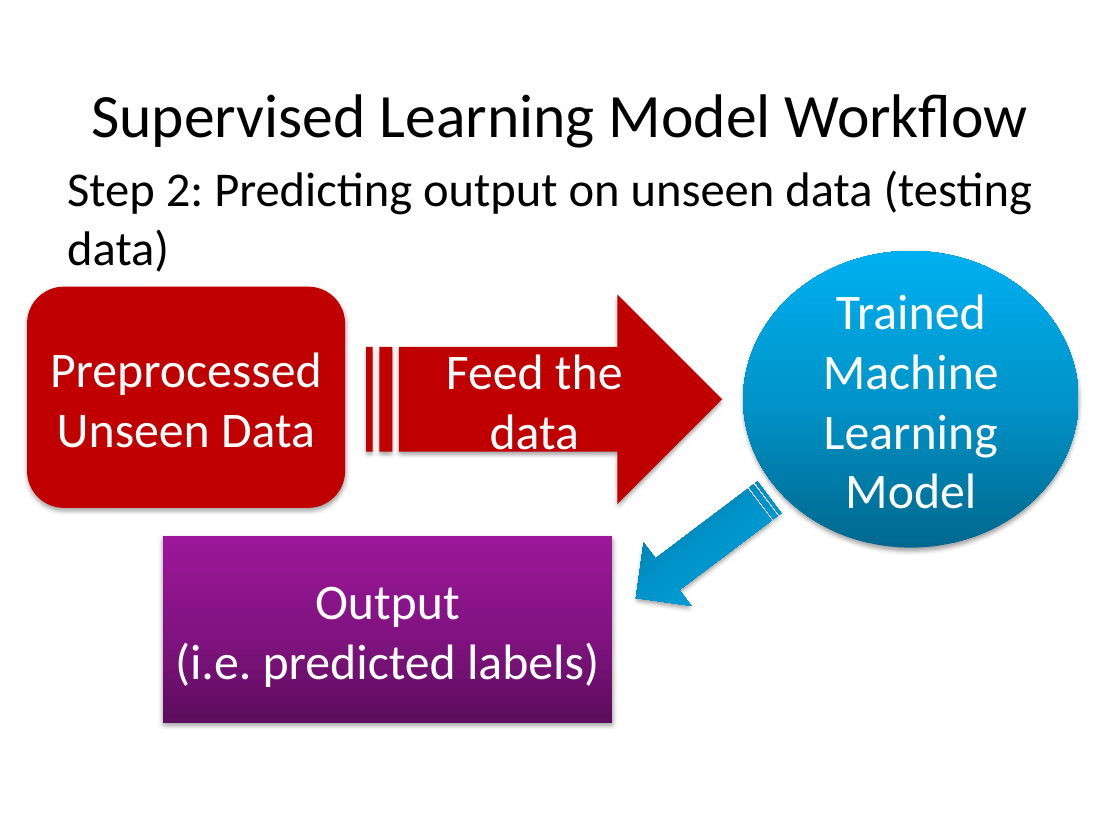
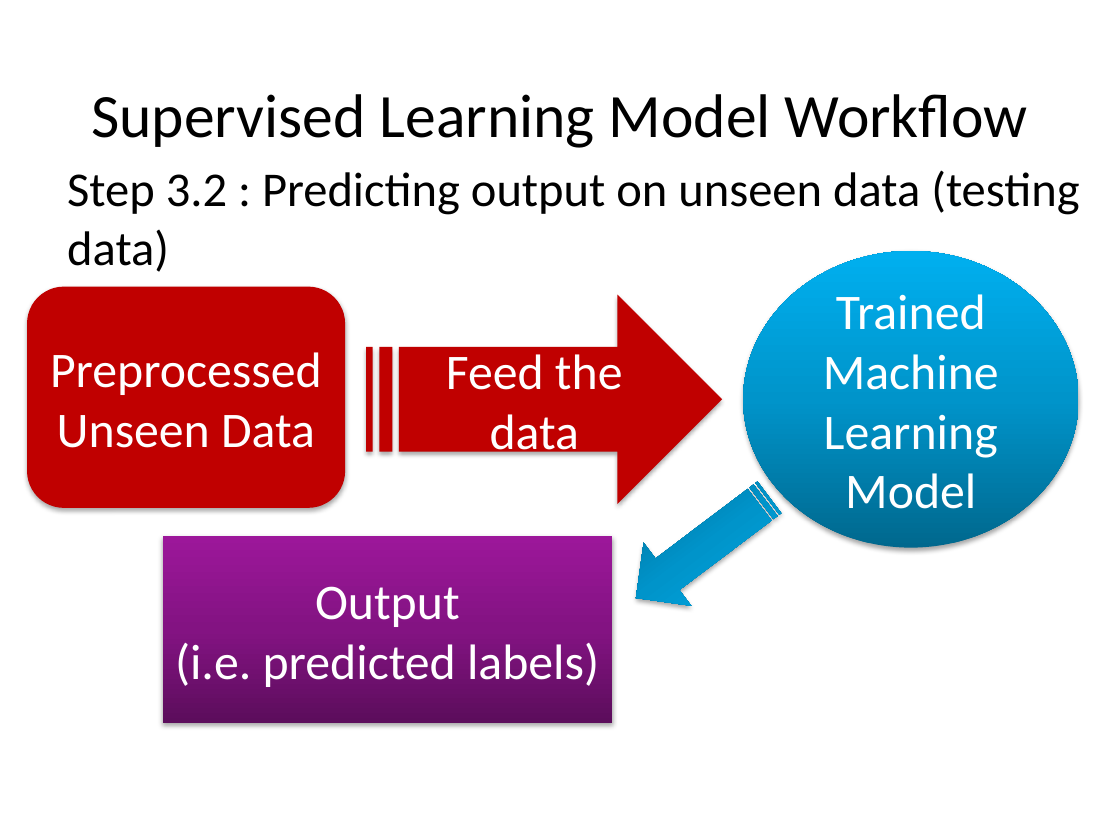
Before and after one commit to Oleksandra28/grad_forum, a slide deck: slide 15 of grad-presentation-sopova 2.pptx (slide 10 before the commit). Drawn at 1120x840 pixels with LibreOffice and Linux fonts; fonts in the diff are those of the drawing; background and template pictures are left out. Boxes give left, top, right and bottom in pixels: in the first picture for what was removed or moved away, otherwise in the second. Text is boxed around its words. In the diff, an @@ line names an element or a change of style, - is before the commit and + after.

```diff
--- a/grad-presentation-sopova 2.pptx
+++ b/grad-presentation-sopova 2.pptx
@@ text at (67,170,1079,272): text changed @@
-Step 2: Predicting output on unseen data (testing data)
+Step 3.2 : Predicting output on unseen data (testing data)
```
Also in this commit, not shown: 8 other slides changed, 2 slides added, 2 slides removed, 6 other files.
